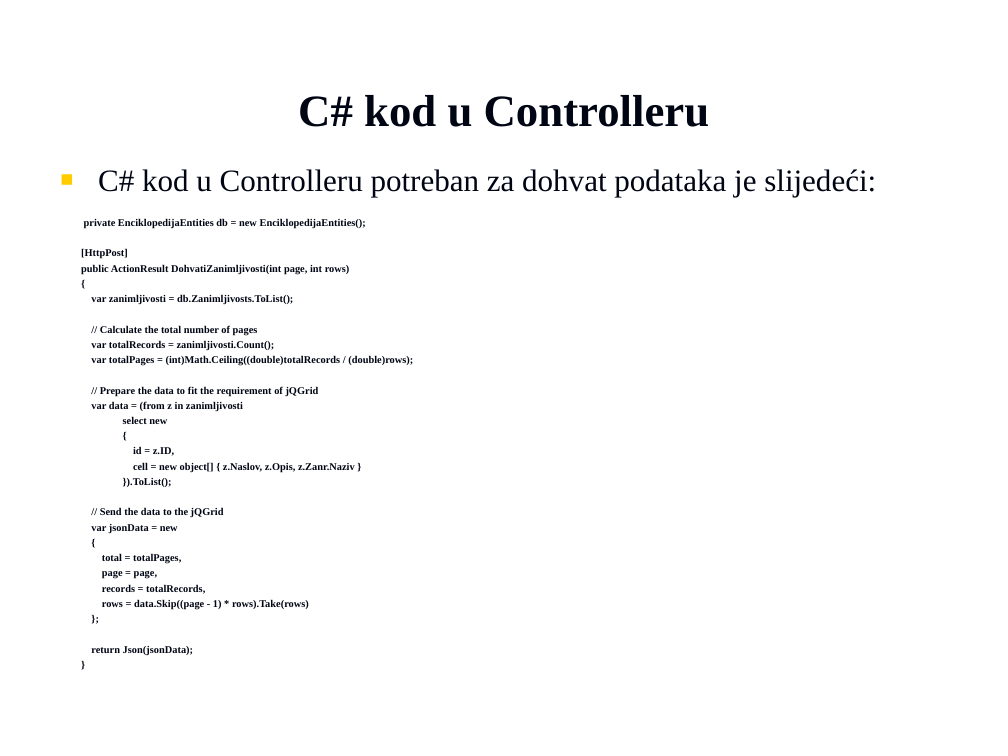
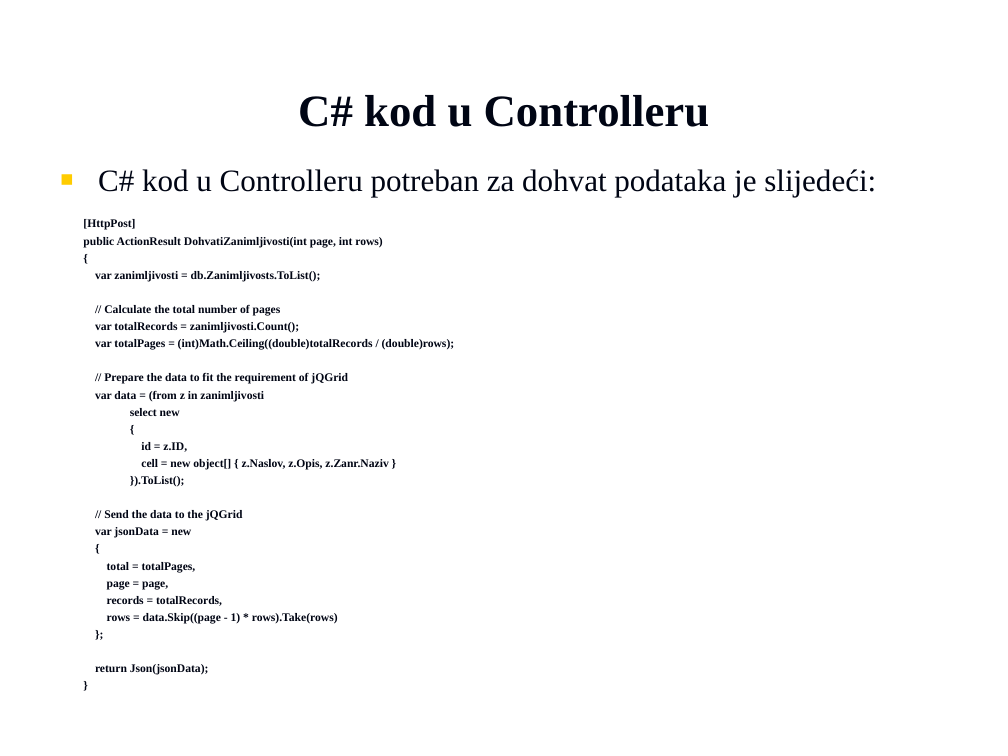
Before and after one commit to vzdesic/PZI, a slide deck: slide 13 of PPTs/18 MVC jqgrid.ppt (slide 10 before the commit). Drawn at 1008x756 pixels with LibreOffice and Linux fonts; fonts in the diff are those of the drawing; background and template pictures are left out. Boxes give left, top, right and bottom in pixels: in the first picture for what was removed or moved away, otherwise in the second. Text is boxed around its words. In the diff, an @@ line names an element or a change of style, - is before the commit and + after.

```diff
--- a/PPTs/18 MVC jqgrid.ppt
+++ b/PPTs/18 MVC jqgrid.ppt
@@ text at box(83, 219, 455, 675): size 7.4 to 8.3 pt @@
@@ text at box(84, 218, 366, 228): paragraph removed @@
-private EnciklopedijaEntities db = new EnciklopedijaEntities();
```
Also in this commit, not shown: 2 other slides changed, 4 slides added, 1 other file.
